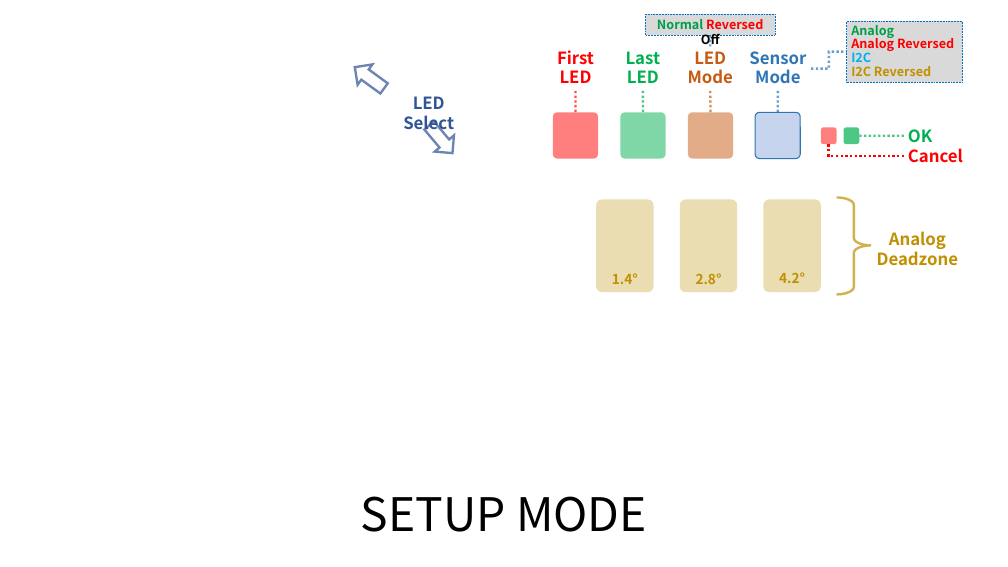
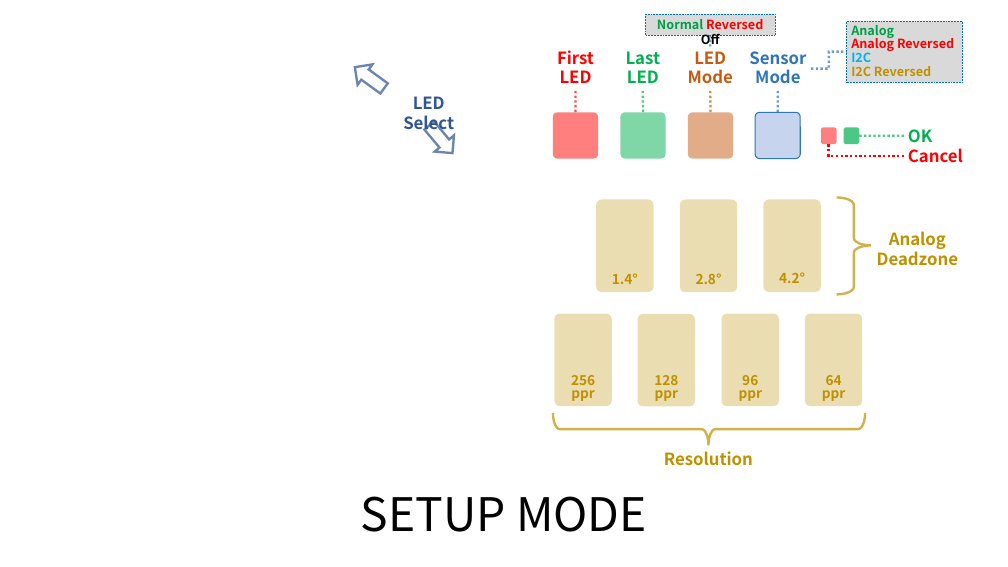
Before and after one commit to whowechina/iidx_pico, a slide deck: slide 3 of doc/Firmware_manual.pptx. Drawn at 1008x567 pixels with LibreOffice and Linux fonts; fonts in the diff are those of the drawing; background and template pictures are left out. Boxes give left, top, right and bottom in pixels: in the first picture for what was removed or moved away, otherwise in the second. Text is boxed around its words. In the diff, an @@ line names an element or a change of style, - is before the commit and + after.

```diff
--- a/doc/Firmware_manual.pptx
+++ b/doc/Firmware_manual.pptx
@@ rounded rectangle added at [554, 314, 612, 407], fill #BF9000 at 30% opacity, 13 pt, text #BF9000, bold @@
+256
+ppr
@@ rounded rectangle added at [637, 314, 695, 407], fill #BF9000 at 30% opacity, 13 pt, text #BF9000, bold @@
+128 ppr
@@ rounded rectangle added at [721, 314, 779, 407], fill #BF9000 at 30% opacity, 13 pt, text #BF9000, bold @@
+96
+ppr
@@ rounded rectangle added at [805, 314, 863, 407], fill #BF9000 at 30% opacity, 13 pt, text #BF9000, bold @@
+64
+ppr
@@ left brace added at [554, 413, 866, 445], outline #BF9000 2.25 pt @@
@@ text added at [664, 451, 753, 466], 16 pt, text #BF9000, bold @@
+Resolution
```
Also in this commit, not shown: 6 other files.
